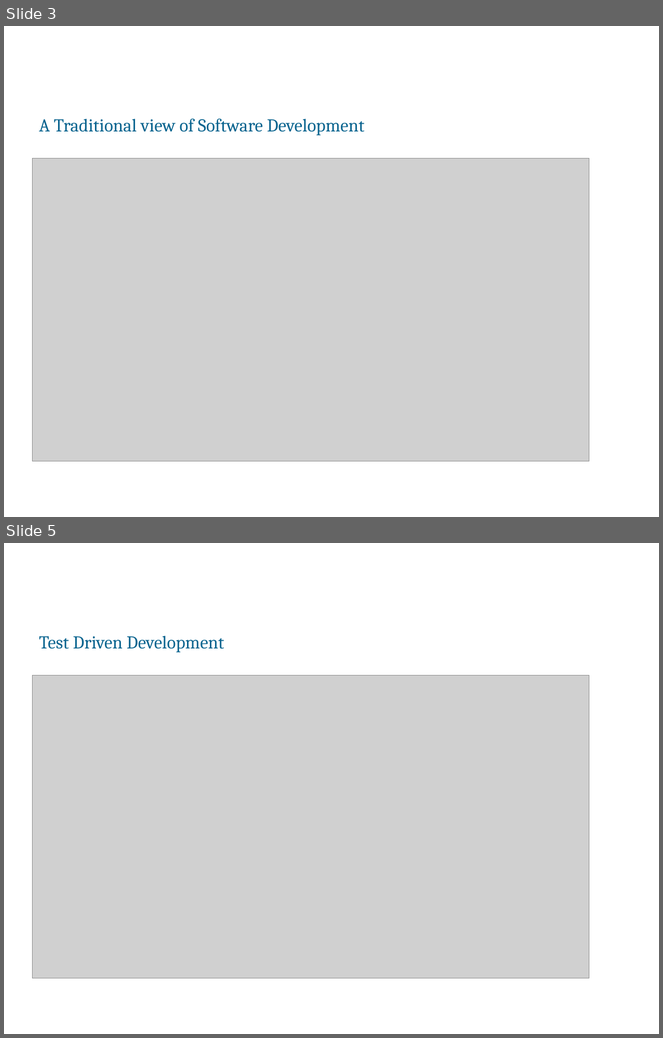
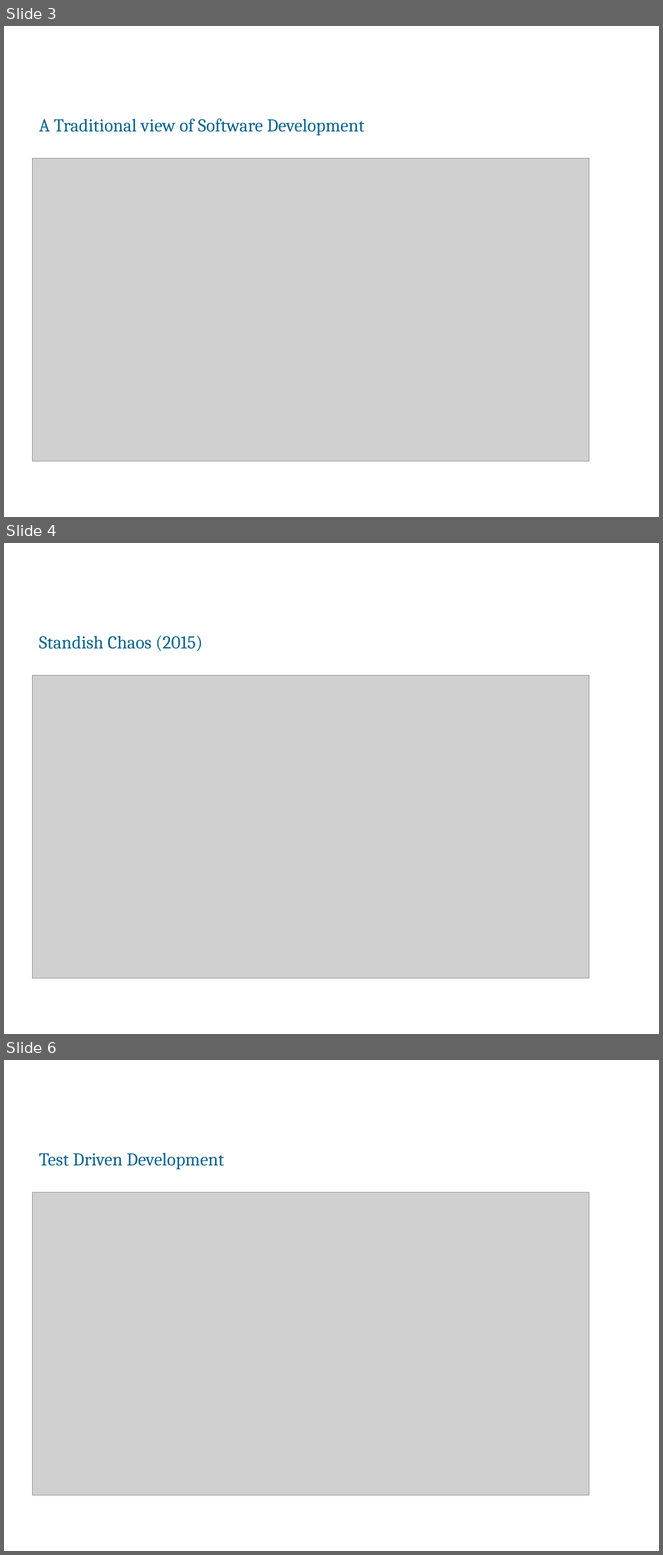
Before and after one commit to mouroboros/python_exercises, a slide deck: TDD.ppt. Shown one above the other, each under a label of ours: slides 3 and 5 before the commit, slides 3, 4 and 6 after it; the slides between them are not shown. The pictures are 663x1038 and 663x1555 pixels, drawn with LibreOffice and Linux fonts; fonts in the diff are those of the drawing; grey boxes stand for pictures; background and template pictures are left out. Boxes give left, top, right and bottom in pixels: in the first picture for what was removed or moved away, otherwise in the second. Text is boxed around its words. In the diff, an @@ line names an element or a change of style, - is before the commit and + after.

```diff
--- a/TDD.ppt
+++ b/TDD.ppt
@@ slide 4 added at bbox=[4, 543, 659, 1034], background picture (left out) @@
@@ title added at bbox=[39, 636, 203, 651], 20 pt, text #0A648F @@
+Standish Chaos (2015)
@@ picture added at bbox=[32, 676, 589, 979] @@
@@ what was slide 5 is now slide 6 @@
```
Also in this commit, not shown: 5 slides changed, 3 other slides added, 4 other files.
